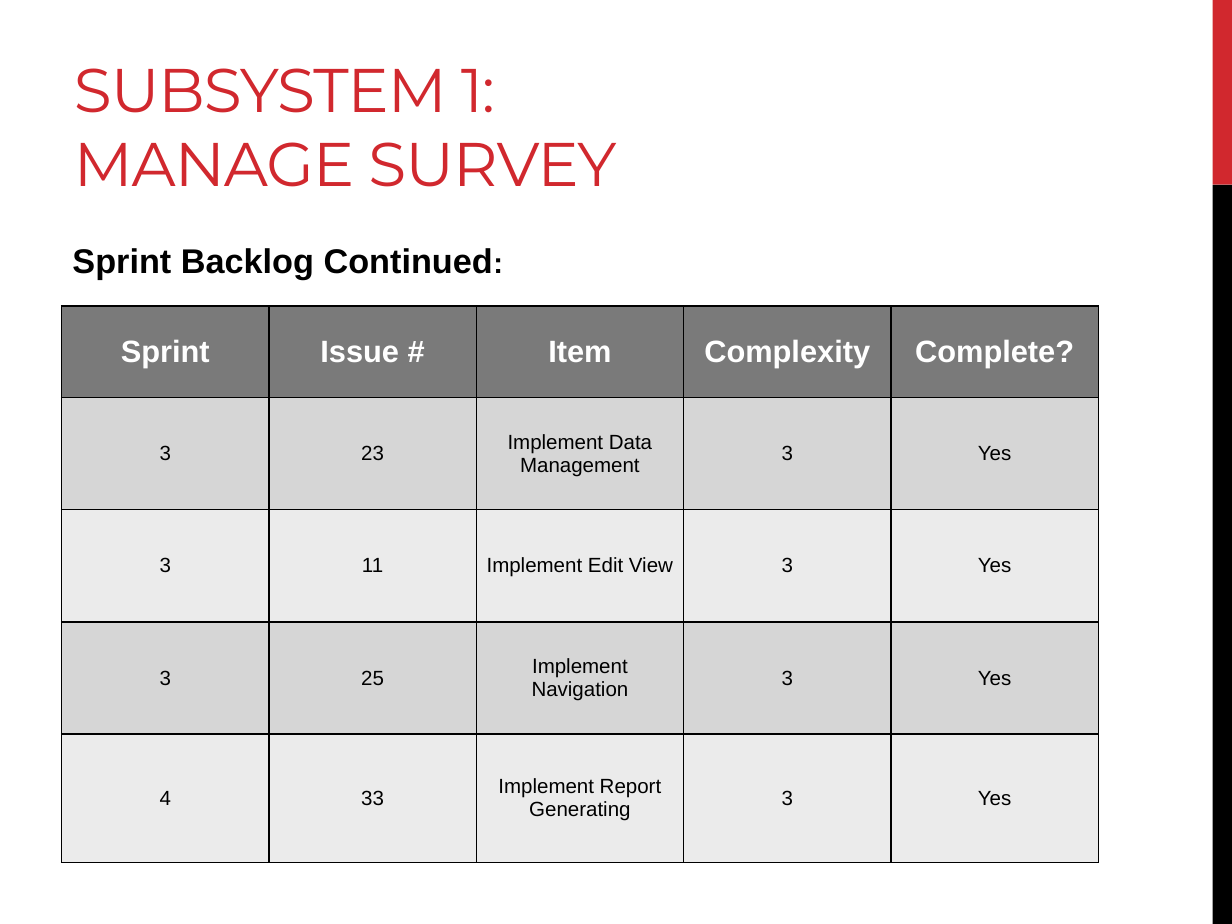
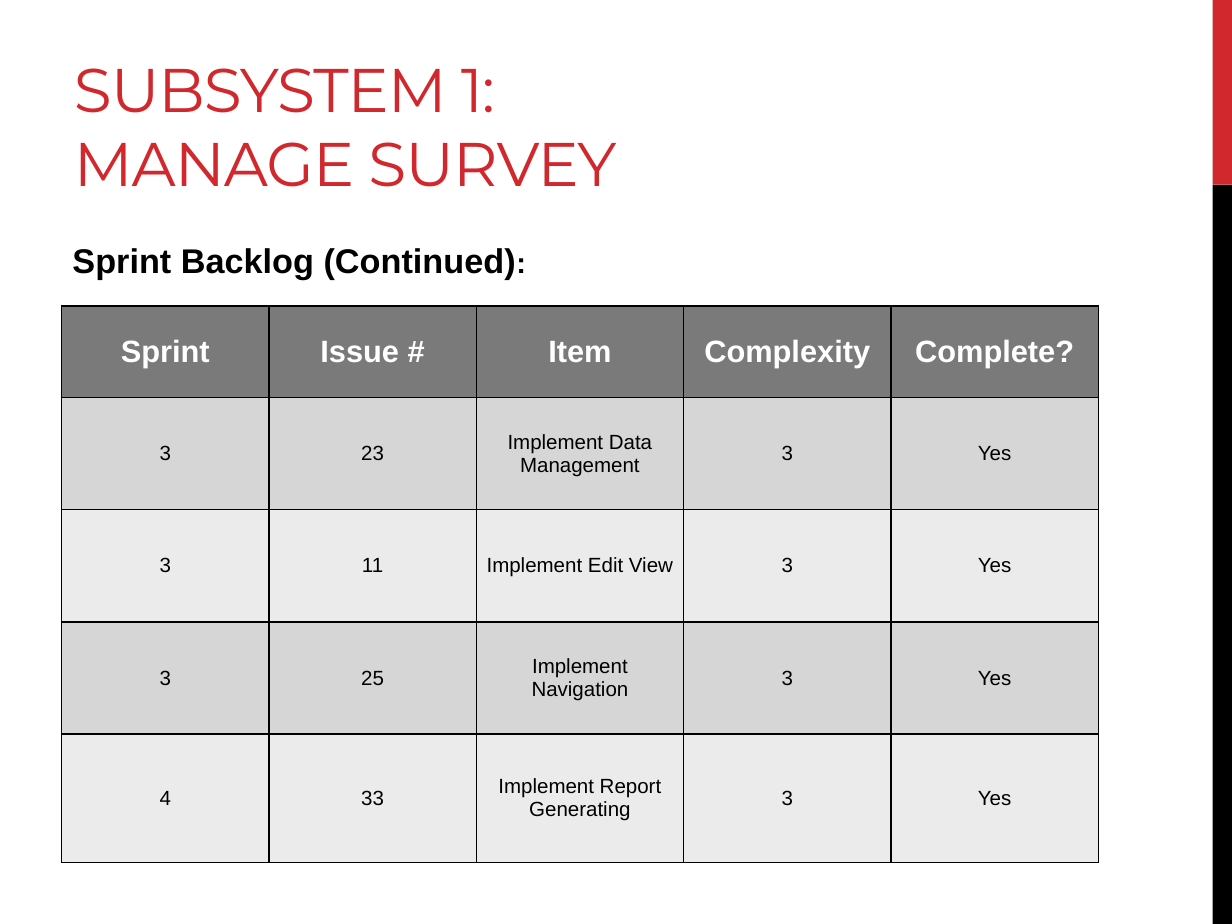
Before and after one commit to AndreasSchwagerl/RR-Survey-System, a slide deck: slide 12 of Presentation/Survey System - Progress Presentation 4.pptx. Drawn at 1232x924 pixels with LibreOffice and Linux fonts; fonts in the diff are those of the drawing. Boxes give left, top, right and bottom in pixels: in the first picture for what was removed or moved away, otherwise in the second. Text is boxed around its words. In the diff, an @@ line names an element or a change of style, - is before the commit and + after.

```diff
--- a/Presentation/Survey System - Progress Presentation 4.pptx
+++ b/Presentation/Survey System - Progress Presentation 4.pptx
@@ text at <box>72,248,516,279</box>: text changed @@
-Sprint Backlog Continued:
+Sprint Backlog (Continued):
```
